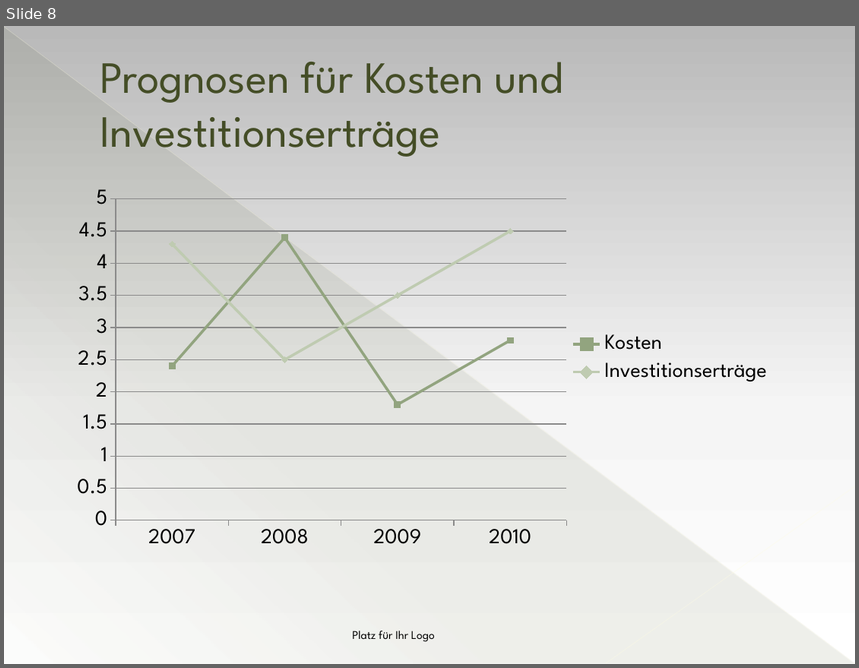
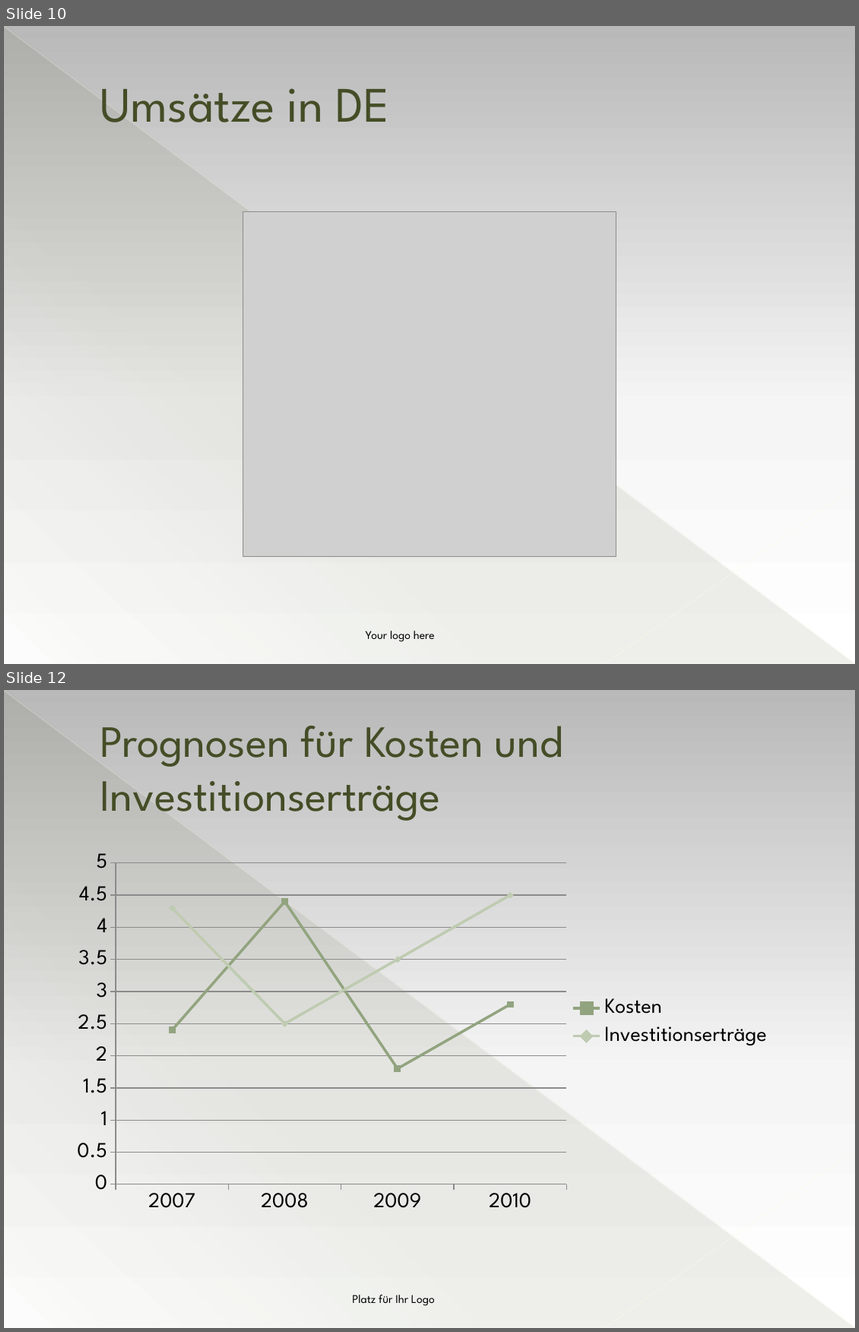
Before and after one commit to DataCraftAnca/Shop-Analyse, a slide deck: Shopauswertung.pptx. Shown one above the other, each under a label of ours: slide 8 before the commit, slides 10 and 12 after it; the slides between them are not shown. The pictures are 859x668 and 859x1332 pixels, drawn with LibreOffice and Linux fonts; fonts in the diff are those of the drawing; grey boxes stand for pictures. Boxes give left, top, right and bottom in pixels: in the first picture for what was removed or moved away, otherwise in the second. Text is boxed around its words. In the diff, an @@ line names an element or a change of style, - is before the commit and + after.

```diff
--- a/Shopauswertung.pptx
+++ b/Shopauswertung.pptx
@@ slide 10 added at [4, 26, 855, 664], background gradient #B9B9B9 to #F6F6F6 to #FFFFFF; not listed: 3 template elements that a slide beside it also shows @@
@@ title added at [100, 88, 390, 123], 42 pt, text #444D26 @@
+Umsätze in DE
@@ picture added at [243, 211, 617, 556] @@
@@ text added at [366, 631, 435, 642], 10 pt, text #000000 @@
+Your logo here
@@ what was slide 8 is now slide 12 @@
```
Also in this commit, not shown: 2 slides changed, 4 other slides added, 1 slide removed.
